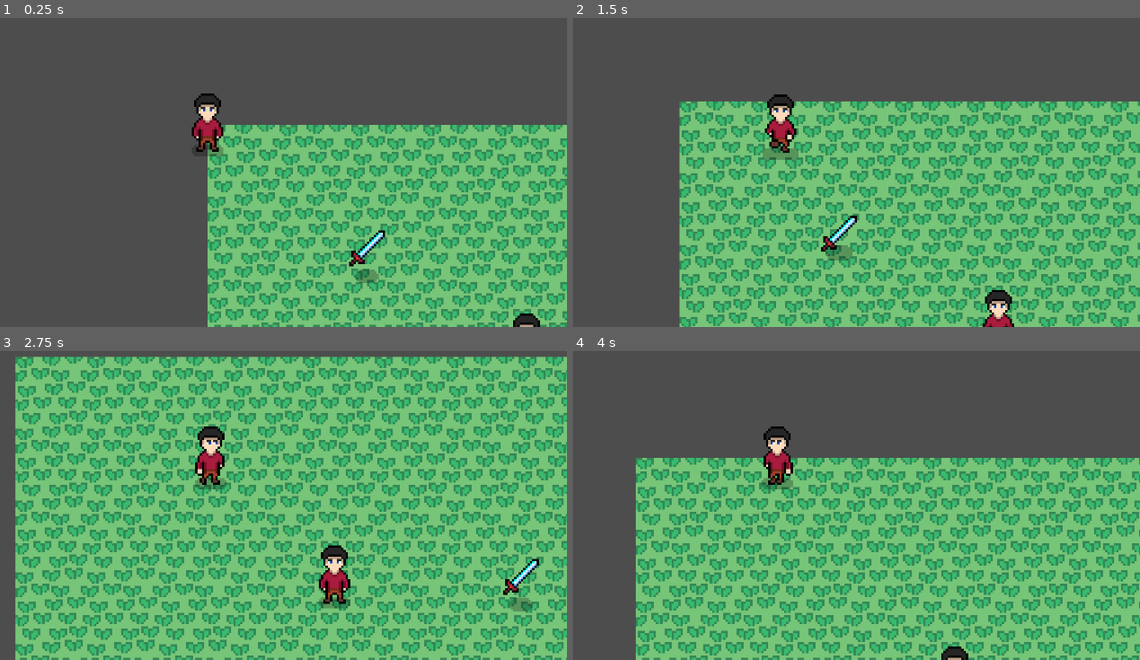
Above: before the commit, frames 1-4 (two rows, left to right).
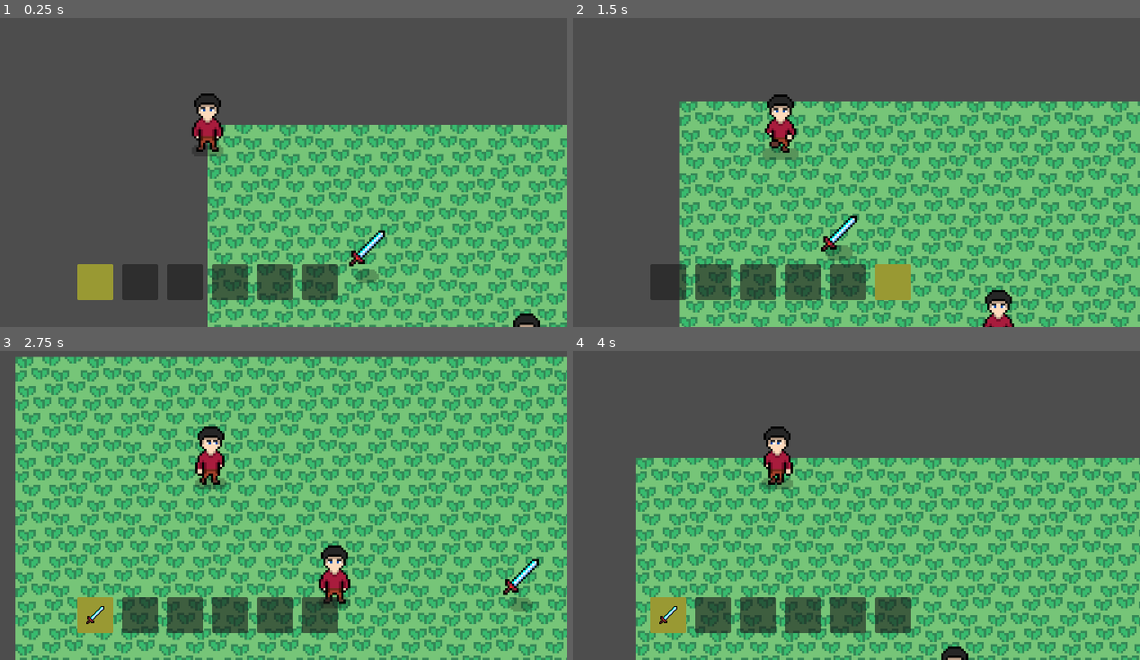
Above: after the commit, the same moments.

Repository: QuocKhangDA22TTD/rpg_game
Game: Godot game, scene res://scenes/demo.tscn
Two runs of this game, one before a commit and one after it. Both use one fixed random seed, a clock stepped at 60 frames per second and the inputs below.
Inputs (mouse positions are in pixels of both pictures, inside the frame that each line leads up to):
- Up to frame 1 (0.25 s): no input
- Up to frame 2 (1.5 s): move the mouse to (941, 104) at 0.52 s; hold Right (ui_right) 0.53-1.28 s; hold Mouse wheel up (hotbar_next) 0.53-1.28 s; tap Mouse wheel down (hotbar_previous) at 0.8, 1.35 s; move the mouse to (635, 144) at 1.27 s; hold Down (ui_down) from 1.28 s (still down)
- Up to frame 3 (2.75 s): tap Mouse wheel up (hotbar_next) at 1.55 s; move the mouse to (277, 369) at 2.02 s; release Down (ui_down) at 2.03 s; hold Right (ui_right) from 2.03 s (still down); hold Mouse wheel up (hotbar_next) from 2.03 s (still down); tap Mouse wheel down (hotbar_previous) at 2.3 s
- Up to frame 4 (4 s): move the mouse to (743, 539) at 2.77 s; release Right (ui_right) at 2.78 s; release Mouse wheel up (hotbar_next) at 2.78 s; hold Up (ui_up) 2.78-3.53 s; tap Mouse wheel down (hotbar_previous) at 2.85, 3.8 s; tap Mouse wheel up (hotbar_next) at 3.05 s; move the mouse to (998, 517) at 3.52 s; hold Left (ui_left) from 3.53 s (still down); hold Mouse wheel up (hotbar_next) from 3.53 s (still down)

The runs differ from the first frame. In frame 1, 4.4% of the frame differs, in the area x 13-60%, y 79-92%; in frame 2, 4.4%; in frame 3, 4.4%; in frame 4, 4.4%.

Commit message:
Tạo script hotbar_ui để xử lý các chức năng của hotbar, thêm instance của scene hotbar vào scene demo để test.

Diff:
--- a/scenes/demo.tscn
+++ b/scenes/demo.tscn
@@ -7,6 +7,7 @@
 [ext_resource type="Resource" uid="uid://2oxjf8hoxd7c" path="res://resources/sword.tres" id="5_7qr1p"]
 [ext_resource type="PackedScene" uid="uid://cfvxrdmvfuaw" path="res://scenes/inventory/item_drop.tscn" id="5_x0xbu"]
 [ext_resource type="Resource" uid="uid://bqys23112x6ok" path="res://resources/potion.tres" id="6_7qr1p"]
+[ext_resource type="PackedScene" uid="uid://csoqgl1rfxiss" path="res://scenes/inventory/hotbar_ui.tscn" id="8_e66cg"]
 
 [sub_resource type="TileSetAtlasSource" id="TileSetAtlasSource_ba4lm"]
 texture = ExtResource("1_tqfh0")
@@ -63,3 +64,5 @@
 [node name="UI" type="CanvasLayer" parent="." unique_id=303326724]
 
 [node name="InventoryUI" parent="UI" unique_id=1898595049 instance=ExtResource("4_vephn")]
+
+[node name="HotbarUI" parent="UI" unique_id=1524678013 instance=ExtResource("8_e66cg")]
--- /dev/null
+++ b/scripts/inventory/hotbar_ui.gd
@@ -0,0 +1,95 @@
+extends Control
+
+# Scene prefab của slot UI (dùng chung với inventory)
+@export var slot_scene : PackedScene
+# Container chứa các slot hotbar
+@export var container: HBoxContainer
+# Số lượng slot trong hotbar
+@export var hotbar_size: int = 6
+
+# Mảng chứa các node slot UI của hotbar
+var hotbar_slots = []
+# Index của slot đang được chọn (highlight)
+var selected_slot_index: int = 0
+
+func _ready():
+	var inventory_manager = InventoryManager
+
+	# Tạo các slot UI cho hotbar, liên kết với các slot đầu tiên của inventory
+	for i in hotbar_size:
+		var slot = slot_scene.instantiate()
+		container.add_child(slot)
+
+		# Liên kết với slot thứ i trong inventory (0-5)
+		slot.slot = inventory_manager.slots[i]
+		hotbar_slots.append(slot)
+
+	# Kết nối signal để cập nhật UI khi inventory thay đổi
+	inventory_manager.inventory_changed.connect(update_hotbar)
+
+	update_hotbar()
+	highlight_selected_slot()
+
+# Cập nhật hiển thị tất cả các slot trong hotbar
+func update_hotbar():
+	for slot in hotbar_slots:
+		slot.update_ui()
+
+# Xử lý input cho hotbar (phím số 1-6 để chọn slot)
+func _input(event):
+	# Phím số 1-6 để chọn slot
+	for i in range(hotbar_size):
+		if event.is_action_pressed("hotbar_" + str(i + 1)):
+			selected_slot_index = i
+			highlight_selected_slot()
+			use_selected_item()
+			break
+
+	# Scroll chuột để chuyển slot
+	if event.is_action_pressed("hotbar_next"):
+		selected_slot_index = (selected_slot_index + 1) % hotbar_size
+		highlight_selected_slot()
+	elif event.is_action_pressed("hotbar_previous"):
+		selected_slot_index = (selected_slot_index - 1 + hotbar_size) % hotbar_size
+		highlight_selected_slot()
+
+# Highlight slot đang được chọn
+func highlight_selected_slot():
+	for i in range(hotbar_slots.size()):
+		var slot = hotbar_slots[i]
+		var panel = slot.get_node("Panel")
+
+		if i == selected_slot_index:
+			panel.self_modulate = Color(1.5, 1.5, 0.5) * 4  # Vàng sáng
+		else:
+			panel.self_modulate = Color(1.0, 1.0, 1.0)  # Bình thường
+
+
+# Sử dụng item trong slot đang chọn
+func use_selected_item():
+	var slot = InventoryManager.slots[selected_slot_index]
+
+	if slot.is_empty():
+		return
+
+	# Xử lý sử dụng item dựa trên loại
+	match slot.item.type:
+		ItemData.ItemType.CONSUMABLE:
+			use_consumable(slot)
+		ItemData.ItemType.WEAPON:
+			equip_weapon(slot)
+		_:
+			print("Item này không thể sử dụng từ hotbar")
+
+# Sử dụng vật phẩm tiêu hao
+func use_consumable(slot: Slot):
+	print("Đã sử dụng: ", slot.item.name)
+	# TODO: Thêm logic hồi máu, mana, buff...
+
+	# Giảm số lượng
+	InventoryManager.remove_item(selected_slot_index, 1)
+
+# Trang bị vũ khí
+func equip_weapon(slot: Slot):
+	print("Đã trang bị: ", slot.item.name)
+	# TODO: Thêm logic trang bị vũ khí cho player
--- a/scripts/inventory/slot_ui.gd
+++ b/scripts/inventory/slot_ui.gd
@@ -62,3 +62,5 @@
 	# Cập nhật UI của cả 2 slot
 	update_ui()
 	data.update_ui()
+
+	InventoryManager.emit_signal("inventory_changed")
Not shown, added: scripts/inventory/hotbar_ui.gd.uid
